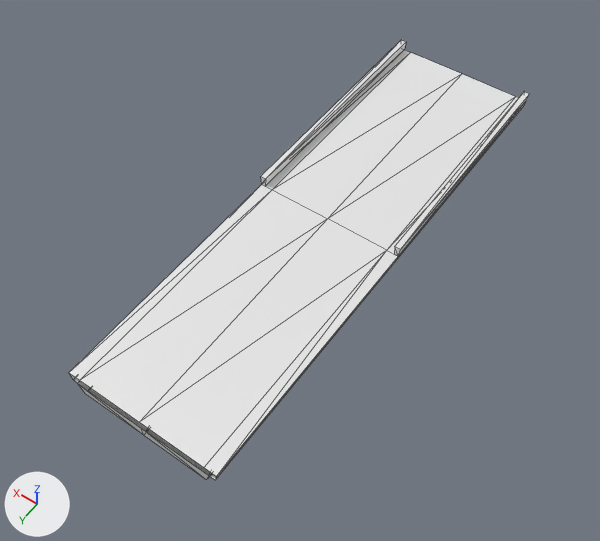
Renders of the OBJ model Resources/Meshes/31m/Elevated_Station_Node_Pavement_LOD.obj from each side of a commit.
Camera for both pictures: a 50 mm camera at (-34.5, 53.8, 72.0) aimed at (0.1, 5.4, -4.1). The axes (+X, +Y, +Z) are drawn at lower left. The lights are the same throughout. Mesh edges are drawn as thin lines. Where no turn or scale is listed for an object, it has been applied to the vertices.

In view in the first picture: 'Elevated_Station_Node_Pavement_LOD'.
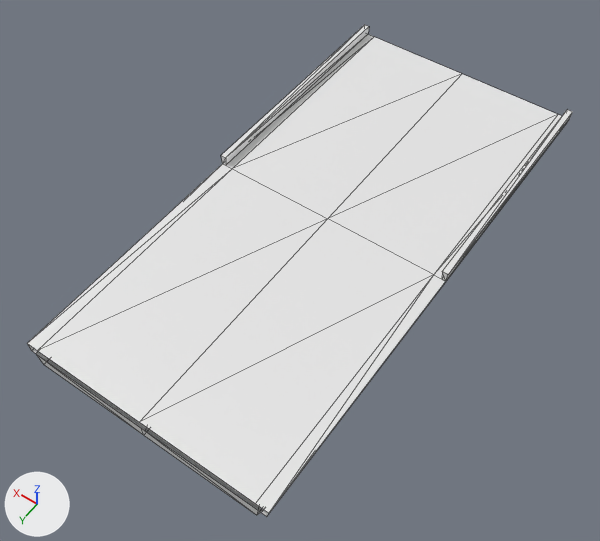
The change in detail:
me_elevated_station_node_pavement_lod has 50 vertices, 72 faces and spans x -9.6..9.6, y -32.0..32.0, z -2.7..1.3.
me_elevated_station_node_pavement_lod is used by ob_elevated_station_node_pavement_lod; location (0.0, 0.0, 0.0).
me_elevated_station_node_pavement_lod part 1: all 21 vertices in x -9.6..-8.0, y -32.0..32.0, z -2.7..1.3 are moved by (-6.0, 0.0, 0.0).
me_elevated_station_node_pavement_lod part 2: all 21 vertices in x 8.0..9.6, y -32.0..32.0, z -2.7..1.3 are moved by (6.0, 0.0, 0.0).

Pixel boxes (x1, y1, x2, y2) of what changed, in the pictures (600 x 541 px; the box of a moved part takes in the faces that stretch with it):
'Elevated_Station_Node_Pavement_LOD', reshaped (19% wider, 12% taller): before (69, 40, 529, 480); after (27, 25, 573, 516)
part 1 of me_elevated_station_node_pavement_lod, moved or reshaped: before (140, 74, 529, 480); after (140, 74, 573, 516)
part 2 of me_elevated_station_node_pavement_lod, moved or reshaped: before (69, 40, 461, 435); after (27, 25, 461, 435)
